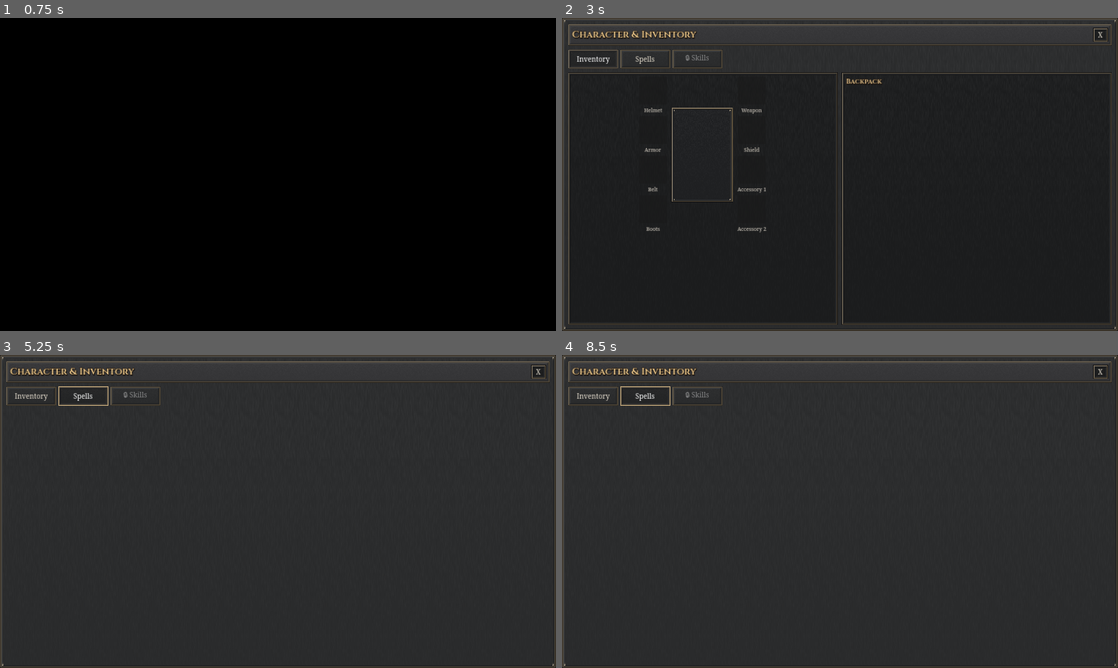
Above: before the commit, frames 1-4 (two rows, left to right).
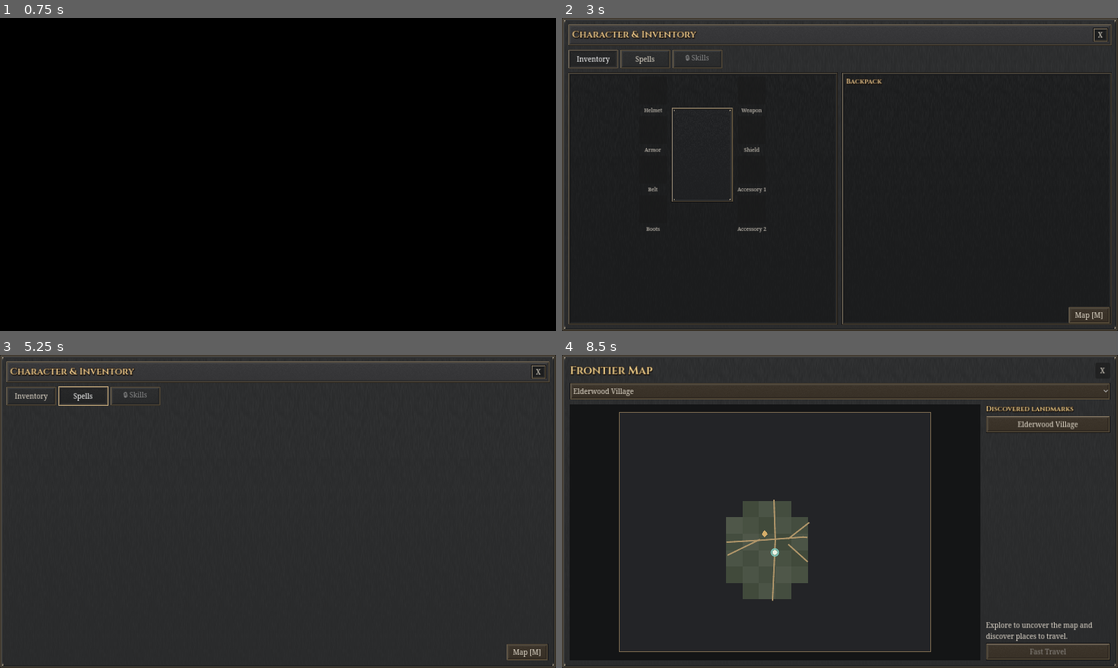
Above: after the commit, the same moments.

Repository: bhubler/elderwood-frontier-pc
Game: Godot game, scene res://scenes/game_menu.tscn
Two runs of this game, one before a commit and one after it. Both use one fixed random seed, a clock stepped at 60 frames per second and the inputs below. Video files are missing from this copy of the repository; at most half a second of black plays in their place.
Inputs (mouse positions are in pixels of both pictures, inside the frame that each line leads up to):
- Up to frame 1 (0.75 s): click "New Game" at 0.5 s
- Up to frame 2 (3 s): click "Inventory" at 1.25 s; click (1090, 315) at 2 s, where only the run after the commit has a clickable "Map [M]"; click "HUMAN Frontier traveler / wea…" at 2.75 s
- Up to frame 3 (5.25 s): click "Continue" at 3.5 s; click "Continue" at 4.25 s; click "Spells" at 5 s
- Up to frame 4 (8.5 s): click "X" at 5.75 s; tap Enter at 6.5, 8 s; move the mouse to (962, 495) at 6.52 s; hold D 6.53-7.28 s; tap M at 6.6, 8.3 s; click (962, 495) at 6.67 s; tap Space at 6.77, 7.25, 7.52 s; tap I at 6.8, 7.35 s; move the mouse to (728, 527) at 7.27 s; hold S 7.28-8.03 s; click (728, 527) at 7.42 s; tap E at 7.55, 8.1 s; move the mouse to (895, 442) at 8.02 s; hold D from 8.03 s (still down); click (895, 442) at 8.17 s

Frame 1 is identical in both runs. In frame 2, 0.4% of the frame differs, in the area x 91-99%, y 92-98%; in frame 3, 0.2%; in frame 4, 12%, in the area x 1-99%, y 2-98%.
Error in both runs: Invalid assignment of property or key 'accessibility_name' with value of type 'String' on a base object of type 'OptionButton'. (res://scripts/village_interact…

Commit message:
Add a fog-of-war world map and landmark fast travel

Diff:
--- a/scripts/forest_layout.gd
+++ b/scripts/forest_layout.gd
@@ -19,6 +19,15 @@
 	],
 	[Vector2(0, -610), Vector2(4, -680)]
 ]
+const PINEWOOD_ROAD := [
+	Vector2(0, 855), Vector2(0, 664), Vector2(-184, 453), Vector2(-153, 231),
+	Vector2(100, 55), Vector2(201, -146), Vector2(115, -380),
+	Vector2(0, -566), Vector2(0, -820)
+]
+const PINEWOOD_CLEARING := [
+	Vector2(-153, 231), Vector2(-315, 181), Vector2(-412, 61)
+]
+
 const ROAD_HALF_WIDTH := 36.0
 const TRAIL_HALF_WIDTH := 28.0
 const TRAIL_CLEARANCE := 52.0
--- /dev/null
+++ b/scripts/frontier/travel_map.gd
@@ -0,0 +1,123 @@
+extends CanvasLayer
+
+signal travel_requested(id: String)
+const Data := preload("res://scripts/frontier/travel_map_data.gd")
+const Chart := preload("res://scripts/frontier/travel_map_chart.gd")
+const Finish := preload("res://scripts/inventory_finish.gd")
+const Type := preload("res://scripts/elderwood_type.gd")
+const PanelHeader := preload("res://scripts/panel_header.gd")
+
+var panel: PanelContainer
+var chart: Chart
+var locations: VBoxContainer
+var region_picker: OptionButton
+var status: Label
+var travel: Button
+var progress: ConfigFile
+var travel_block := ""
+
+func _ready() -> void:
+    layer = 61
+    process_mode = Node.PROCESS_MODE_ALWAYS
+    panel = PanelContainer.new()
+    add_child(panel)
+    panel.set_anchors_and_offsets_preset(Control.PRESET_FULL_RECT)
+    Finish.style_dialog(panel)
+    var layout := VBoxContainer.new()
+    layout.add_theme_constant_override("separation", 10)
+    panel.add_child(layout)
+    var title := Label.new()
+    title.text = "Frontier Map"
+    title.add_theme_font_size_override("font_size", 26)
+    Type.heading(title)
+    PanelHeader.add_title(layout, title, close)
+    region_picker = OptionButton.new()
+    for id: String in Data.REGIONS:
+        region_picker.add_item(Data.REGIONS[id][0])
+    region_picker.item_selected.connect(_select_region)
+    Finish.style_dialog_action(region_picker)
+    layout.add_child(region_picker)
+    var body := HBoxContainer.new()
+    body.size_flags_vertical = Control.SIZE_EXPAND_FILL
+    body.add_theme_constant_override("separation", 12)
+    layout.add_child(body)
+    chart = Chart.new()
+    chart.size_flags_horizontal = Control.SIZE_EXPAND_FILL
+    chart.landmark_selected.connect(_select_landmark)
+    body.add_child(chart)
+    var side := VBoxContainer.new()
+    side.custom_minimum_size.x = 286
+    body.add_child(side)
+    var legend := Label.new()
+    legend.text = "Discovered landmarks"
+    Type.heading(legend)
+    side.add_child(legend)
+    var scroll := ScrollContainer.new()
+    scroll.size_flags_vertical = Control.SIZE_EXPAND_FILL
+    scroll.horizontal_scroll_mode = ScrollContainer.SCROLL_MODE_DISABLED
+    scroll.follow_focus = true
+    side.add_child(scroll)
+    locations = VBoxContainer.new()
+    locations.size_flags_horizontal = Control.SIZE_EXPAND_FILL
+    scroll.add_child(locations)
+    status = Label.new()
+    status.autowrap_mode = TextServer.AUTOWRAP_WORD_SMART
+    side.add_child(status)
+    travel = Button.new()
+    travel.text = "Fast Travel"
+    Finish.style_dialog_action(travel)
+    travel.pressed.connect(func() -> void: travel_requested.emit(chart.selected))
+    side.add_child(travel)
+    hide()
+
+func open(file: ConfigFile, region: String, position: Vector2, blocked: String) -> void:
+    progress = file
+    chart.progress = file
+    chart.current_region = region
+    chart.current_position = position
+    travel_block = blocked
+    var index := Data.REGIONS.keys().find(region)
+    if index < 0:
+        index = Data.REGIONS.keys().find(file.get_value("map", "last_region", "village"))
+    region_picker.select(maxi(index, 0))
+    _select_region(region_picker.selected)
+    show()
+    get_tree().paused = true
+
+func close() -> void:
+    if not visible:
+        return
+    hide()
+    get_tree().paused = false
+
+func _input(event: InputEvent) -> void:
+    if visible and event is InputEventKey and event.pressed and not event.echo and event.keycode in [KEY_M, KEY_ESCAPE]:
+        get_viewport().set_input_as_handled()
+        close()
+
+func _select_region(index: int) -> void:
+    chart.region = Data.REGIONS.keys()[index]
+    for child in locations.get_children():
+        locations.remove_child(child)
+        child.queue_free()
+    var visited := Data.discovered(progress)
+    for id: String in Data.LANDMARKS:
+        var entry: Array = Data.LANDMARKS[id]
+        if entry[0] == chart.region and visited.has(id):
+            var pin := Button.new()
+            pin.text = entry[1]
+            Finish.style_dialog_action(pin)
+            pin.pressed.connect(_select_landmark.bind(id))
+            locations.add_child(pin)
+    _select_landmark("")
+
+func _select_landmark(id: String) -> void:
+    chart.selected = id
+    travel.disabled = id.is_empty() or not travel_block.is_empty()
+    if not travel_block.is_empty():
+        status.text = travel_block
+    elif id.is_empty():
+        status.text = "Explore to uncover the map and discover places to travel."
+    else:
+        status.text = Data.LANDMARKS[id][1]
+    chart.queue_redraw()
--- /dev/null
+++ b/scripts/frontier/travel_map_chart.gd
@@ -0,0 +1,89 @@
+extends Control
+
+signal landmark_selected(id: String)
+const Data := preload("res://scripts/frontier/travel_map_data.gd")
+const Type := preload("res://scripts/elderwood_type.gd")
+var progress: ConfigFile
+var region := "village"
+var current_region := ""
+var current_position := Vector2.ZERO
+var selected := ""
+var pins: Dictionary = {}
+
+func _ready() -> void:
+    mouse_filter = Control.MOUSE_FILTER_STOP
+    resized.connect(queue_redraw)
+
+func _chart_rect(bounds: Rect2) -> Rect2:
+    var zoom := minf((size.x - 38.0) / bounds.size.x, (size.y - 38.0) / bounds.size.y)
+    var chart_size := bounds.size * zoom
+    return Rect2((size - chart_size) * 0.5, chart_size)
+
+func _plot(point: Vector2, bounds: Rect2, chart: Rect2) -> Vector2:
+    return chart.position + ((point - bounds.position) / bounds.size) * chart.size
+
+func _draw() -> void:
+    pins.clear()
+    if progress == null or size.x < 40 or size.y < 40:
+        return
+    var bounds: Rect2 = Data.REGIONS[region][1]
+    var step: int = Data.REGIONS[region][2]
+    var chart := _chart_rect(bounds)
+    var fog := Data.cells(progress, region)
+    draw_rect(Rect2(Vector2.ZERO, size), Color("#141516"))
+    draw_rect(chart, Color("#232427"))
+    for cell: Vector2i in fog:
+        var patch := Rect2(Vector2(cell) * step, Vector2.ONE * step).intersection(bounds)
+        if patch.has_area():
+            var shade := Color("#414a3b").lightened(float(posmod(cell.x * 13 + cell.y * 7, 5)) * 0.018)
+            draw_rect(Rect2(_plot(patch.position, bounds, chart), patch.size * chart.size / bounds.size), shade)
+    for road: Array in Data.roads(region):
+        for i in range(road.size() - 1):
+            var start: Vector2 = road[i]
+            var destination: Vector2 = road[i + 1]
+            var steps := maxi(1, ceili(start.distance_to(destination) / (step * 0.25)))
+            for j in range(steps):
+                var p := start.lerp(destination, float(j) / steps)
+                var q := start.lerp(destination, float(j + 1) / steps)
+                if bounds.has_point(p) and bounds.has_point(q) and fog.has(Vector2i(((p + q) * 0.5 / step).floor())):
+                    draw_line(_plot(p, bounds, chart), _plot(q, bounds, chart), Color("#af9569"), 2.0, true)
+    draw_rect(chart, Color("#837054"), false)
+    var visited := Data.discovered(progress)
+    for id: String in Data.LANDMARKS:
+        var entry: Array = Data.LANDMARKS[id]
+        if entry[0] != region or not visited.has(id):
+            continue
+        var pin := _plot(entry[2], bounds, chart)
+        pins[id] = pin
+        var color := Color("#ffe2a3") if selected == id else Color("#d4ad69")
+        draw_colored_polygon(PackedVector2Array([pin + Vector2(0, -8), pin + Vector2(7, 0),
+            pin + Vector2(0, 8), pin + Vector2(-7, 0)]), color)
+        if selected == id:
+            var width := Type.BODY.get_string_size(entry[1], HORIZONTAL_ALIGNMENT_LEFT, -1, 14).x
+            var label_position := Vector2(clampf(pin.x + 11.0, 8.0, size.x - width - 8.0), maxf(pin.y - 12.0, 18.0))
+            draw_string(Type.BODY, label_position, entry[1], HORIZONTAL_ALIGNMENT_LEFT, -1, 14, Color("#fff0d1"))
+    if current_region == region:
+        var at := _plot(current_position.clamp(bounds.position, bounds.end), bounds, chart)
+        draw_circle(at, 5.0, Color("#e9f5e7"), true, -1.0, true)
+        draw_arc(at, 8.0, 0.0, TAU, 20, Color("#7dc5b9"), 2.0, true)
+
+func _gui_input(event: InputEvent) -> void:
+    if event is InputEventMouseMotion:
+        var id := _pin_at(event.position)
+        tooltip_text = Data.LANDMARKS[id][1] if not id.is_empty() else ""
+        mouse_default_cursor_shape = Control.CURSOR_POINTING_HAND if not id.is_empty() else Control.CURSOR_ARROW
+    if event is InputEventMouseButton and event.button_index == MOUSE_BUTTON_LEFT and event.pressed:
+        var id := _pin_at(event.position)
+        if not id.is_empty():
+            landmark_selected.emit(id)
+            accept_event()
+
+func _pin_at(at: Vector2) -> String:
+    var closest := ""
+    var distance := 13.0
+    for id: String in pins:
+        var candidate := at.distance_to(pins[id])
+        if candidate < distance:
+            closest = id
+            distance = candidate
+    return closest
--- /dev/null
+++ b/scripts/frontier/travel_map_data.gd
@@ -0,0 +1,69 @@
+extends RefCounted
+
+const Overworld := preload("res://scripts/frontier/overworld_layout.gd")
+const Ruins := preload("res://scripts/frontier/awakening_ruins.gd")
+const Village := preload("res://scripts/forest_layout.gd")
+const REGIONS := {
+    "village": ["Elderwood Village", Rect2(-950, -740, 1900, 1460), 100],
+    "pinewood": ["Pinewood Road", Rect2(-900, -920, 1800, 1790), 100],
+    "stonehaven": ["Stonehaven", Overworld.CITY, 100],
+    "east_pinewood": ["East Pinewood", Overworld.FOREST, 280],
+    "graveyard": ["Forsaken Graveyard", Rect2(-510, -290, 1020, 580), 80],
+}
+# Region, caption, map location, arrival on the walkable side.
+const LANDMARKS := {
+    "elderwood": ["village", "Elderwood Village", Vector2(-65, 0), Vector2(-65, 0)],
+    "inn": ["village", "Wayfarer Inn", Vector2(-390, -190), Vector2(-390, -115)],
+    "pinewood_gate": ["village", "Pinewood Gate", Vector2(4, -670), Vector2(4, -615)],
+    "trailhead": ["pinewood", "Pinewood Trailhead", Vector2(0, 765), Vector2(0, 704)],
+    "stonehaven_approach": ["pinewood", "Stonehaven Approach", Vector2(0, -640), Vector2(0, -584)],
+    "stonehaven": ["stonehaven", "Stonehaven South Gate", Vector2(0, 448), Vector2(0, 397)],
+    "guild": ["stonehaven", "Adventurer’s Guild", Vector2(-260, 360), Vector2(-260, 398)],
+    "manor": ["stonehaven", "Lord’s Manor", Vector2(-264, -155), Vector2(-264, -110)],
+    "church": ["stonehaven", "Church of Stonehaven", Vector2(232, -155), Vector2(232, -112)],
+    "east_gate": ["stonehaven", "Stonehaven East Gate", Overworld.CITY_EAST, Overworld.CITY_EAST - Vector2(92, 0)],
+    "east_trail": ["east_pinewood", "East Pinewood Trailhead", Overworld.FOREST_WEST, Overworld.FOREST_WEST + Vector2(105, 0)],
+    "caravan": ["east_pinewood", "Raided Caravan", Overworld.CARAVAN + Vector2(0, 145), Overworld.CARAVAN + Vector2(0, 145)],
+    "raider_trail": ["east_pinewood", "Blackbriar Raider Trail", Overworld.CARAVAN + Vector2(-265, -85), Overworld.CARAVAN + Vector2(-265, -34)],
+    "watchtower": ["east_pinewood", "Northern Watchtower", Overworld.WATCH + Vector2(0, 120), Overworld.WATCH + Vector2(0, 168)],
+    "shrine": ["east_pinewood", "Roadside Shrine", Overworld.SHRINE + Vector2(0, 77), Overworld.SHRINE + Vector2(0, 110)],
+    "ruins": ["east_pinewood", "Awakening Ruins", Ruins.ENTRANCE, Ruins.ENTRANCE + Vector2(0, 62)],
+    "cabin": ["east_pinewood", "Old Woodland Cabin", Overworld.CABIN + Vector2(0, 112), Overworld.CABIN + Vector2(0, 159)],
+    "cemetery": ["east_pinewood", "Forsaken Graveyard Approach", Overworld.CRYPT + Vector2(0, 123), Overworld.CRYPT + Vector2(0, 172)],
+    "graveyard": ["graveyard", "Forsaken Graveyard", Vector2(0, 145), Vector2(0, 145)],
+    "crypt": ["graveyard", "Crypt of the Bonecaller", Vector2(0, -225), Vector2(0, -133)],
+}
+
+static func roads(region: String) -> Array:
+    match region:
+        "village": return Village.ROADS + Village.TRAILS
+        "pinewood": return [Village.PINEWOOD_ROAD, Village.PINEWOOD_CLEARING]
+        "stonehaven": return Overworld.CITY_ROADS
+        "east_pinewood": return Overworld.FOREST_ROADS
+        "graveyard": return [[Vector2(0, -225), Vector2(0, 140), Vector2(344, 225)],
+            [Vector2(0, 140), Vector2(408, 115)]]
+    return []
+
+static func cells(file: ConfigFile, region: String) -> Dictionary:
+    return file.get_value("map", "fog_" + region, {})
+
+static func discovered(file: ConfigFile) -> Dictionary:
+    return file.get_value("map", "landmarks", {})
+
+static func reveal(file: ConfigFile, region: String, position: Vector2) -> void:
+    if not REGIONS.has(region):
+        return
+    var step: int = REGIONS[region][2]
+    var center := Vector2i((position / step).floor())
+    var revealed := cells(file, region)
+    for x in range(-2, 3):
+        for y in range(-2, 3):
+            if x * x + y * y <= 5:
+                revealed[center + Vector2i(x, y)] = true
+    file.set_value("map", "fog_" + region, revealed)
+    var visited := discovered(file)
+    for key: String in LANDMARKS:
+        var entry: Array = LANDMARKS[key]
+        if entry[0] == region and not visited.has(key) and position.distance_to(entry[2]) < maxf(145.0, step * 0.8):
+            visited[key] = true
+    file.set_value("map", "landmarks", visited)
--- a/scripts/pinewood_forest.gd
+++ b/scripts/pinewood_forest.gd
@@ -27,14 +27,8 @@
 const AIM_RANGE := 460.0
 const AIM_CONE := 0.80
 const TRACKING_SPEED := 4.5
-const ROAD := [
-	Vector2(0, 855), Vector2(0, 664), Vector2(-184, 453), Vector2(-153, 231),
-	Vector2(100, 55), Vector2(201, -146), Vector2(115, -380),
-	Vector2(0, -566), Vector2(0, -820)
-]
-const CLEARING := [
-	Vector2(-153, 231), Vector2(-315, 181), Vector2(-412, 61)
-]
+const ROAD := Layout.PINEWOOD_ROAD
+const CLEARING := Layout.PINEWOOD_CLEARING
 
 var player: CharacterBody2D
 var wolves: Array[Wolf] = []
--- a/scripts/village_interactions.gd
+++ b/scripts/village_interactions.gd
@@ -91,6 +91,11 @@
 var pinewood_requested := false
 var chapter: Node2D
 var gate_resources := Vector2.ZERO
+const TravelMap := preload("res://scripts/frontier/travel_map.gd")
+const MapData := preload("res://scripts/frontier/travel_map_data.gd")
+var travel_map: TravelMap
+var map_host: CanvasLayer
+var map_delay := 0.0
 var playthrough_progress := ConfigFile.new()
 var defeated_wolves: Array[int] = []
 var road_quest := RoadQuest.OFFERED
@@ -128,6 +133,7 @@
         return
     _make_interface()
     _make_inventory_window()
+    _make_travel_map()
     if player.has_method("set_equipment"):
         player.set_equipment(equipment, item_data)
     if inventory_only:
@@ -686,7 +692,13 @@
     get_parent().add_child(interior)
 
 func _process(_delta: float) -> void:
-    if player == null or inventory_only:
+    if player == null:
+        return
+    map_delay -= _delta
+    if map_delay <= 0.0 and not player.choosing_race:
+        map_delay = 0.22
+        _reveal_map_position()
+    if inventory_only:
         return
     _update_pinewood_loading()
     if not opening_greeting_shown and not player.choosing_race and road_quest == RoadQuest.OFFERED:
@@ -805,7 +817,10 @@
     chapter.playthrough_progress = playthrough_progress
     chapter.rite_completed = road_quest == RoadQuest.COMPLETE
     chapter.return_to_gate.connect(_restore_stonehaven_gate, CONNECT_DEFERRED)
-    chapter.get_node("Inventory").copy_items_from(self)
+    var chapter_inventory := chapter.get_node("Inventory")
+    chapter_inventory.copy_items_from(self)
+    chapter_inventory.map_host = self
+    chapter_inventory.playthrough_progress = playthrough_progress
     get_tree().root.add_child(chapter)
     chapter.player.necromancer_appearance_enabled = player.necromancer_appearance_enabled
     chapter.player._choose_race(player.race)
@@ -818,6 +833,7 @@
     if not is_instance_valid(chapter):
         return
     chapter.state.write_progress(playthrough_progress)
+    playthrough_progress.set_value("map", "chapter_resources", Vector2(chapter.health, chapter.mana))
     copy_items_from(chapter.inventory)
     player.necromancer_appearance_enabled = chapter.player.necromancer_appearance_enabled
     player._choose_race(chapter.player.race)
@@ -862,6 +878,114 @@
     elif not forest.cast_fireball(aim, cursor) and not forest.in_stonehaven() and forest.mana < forest.FIREBALL_COST:
         _show_message("Not enough mana. Give it a moment to recover.", 3.0)
 
+func _make_travel_map() -> void:
+    travel_map = TravelMap.new()
+    travel_map.travel_requested.connect(_request_fast_travel)
+    add_child(travel_map)
+    var button := Button.new()
+    button.text = "Map [M]"
+    button.focus_mode = Control.FOCUS_NONE
+    button.pressed.connect(_open_travel_map)
+    InventoryFinish.style_dialog_action(button)
+    add_child(button)
+    button.set_anchors_and_offsets_preset(Control.PRESET_BOTTOM_RIGHT)
+    button.offset_left = -114
+    button.offset_top = -56
+    button.offset_right = -18
+    button.offset_bottom = -18
+
+func _map_region() -> String:
+    if inventory_only:
+        return get_parent().region
+    if inside_inn:
+        return "inn"
+    if is_instance_valid(forest) and forest.active:
+        return "pinewood"
+    return "village"
+
+func _map_position() -> Vector2:
+    if _map_region() == "pinewood":
+        return forest.to_local(player.global_position)
+    return player.position
+
+func _reveal_map_position() -> void:
+    var region := _map_region()
+    if MapData.REGIONS.has(region):
+        MapData.reveal(playthrough_progress, region, _map_position())
+        playthrough_progress.set_value("map", "last_region", region)
+
+func _open_travel_map() -> bool:
+    if player.choosing_race or quest_offer.visible or inventory_open or get_tree().paused:
+        return false
+    if inventory_only:
+        var active_chapter := get_parent()
+        if active_chapter.guild_dialog.visible or active_chapter.mentor_dialog.visible \
+                or active_chapter.grimoire_dialog.visible or active_chapter.journal_panel.visible:
+            return false
+    _reveal_map_position()
+    travel_map.open(playthrough_progress, _map_region(), _map_position(), _fast_travel_block())
+    return true
+
+func _fast_travel_block() -> String:
+    if inventory_only and not is_instance_valid(map_host):
+        return "Fast travel is available from the main game."
+    if not MapData.REGIONS.has(_map_region()):
+        return "Step outside to fast travel."
+    if inventory_only:
+        var enemy: Node2D = get_parent().enemy
+        if is_instance_valid(enemy) and enemy.position.distance_to(player.position) < 270.0:
+            return "Move away from nearby enemies to fast travel."
+    elif _map_region() == "pinewood":
+        for wolf in forest.wolves:
+            if wolf.position.distance_to(_map_position()) < 270.0:
+                return "Move away from nearby enemies to fast travel."
+    return ""
+
+func _request_fast_travel(id: String) -> void:
+    if not travel_map.visible or not MapData.LANDMARKS.has(id) \
+            or not MapData.discovered(playthrough_progress).has(id) or not _fast_travel_block().is_empty():
+        return
+    var host := map_host if inventory_only else self
+    AreaTransition.run(get_tree(), _finish_fast_travel.bind(host, id))
+
+func _finish_fast_travel(host: CanvasLayer, id: String) -> void:
+    travel_map.close()
+    host._fast_travel_to(id)
+
+func _fast_travel_to(id: String) -> void:
+    var entry: Array = MapData.LANDMARKS[id]
+    var target: String = entry[0]
+    var landing: Vector2 = entry[3]
+    if target in ["village", "pinewood"]:
+        if is_instance_valid(chapter):
+            _restore_stonehaven_gate_now()
+        if target == "village":
+            if is_instance_valid(forest) and forest.active:
+                _leave_pinewood_now()
+            player.position = landing
+        else:
+            if not is_instance_valid(forest) or not forest.active:
+                _enter_pinewood_now()
+            player.global_position = forest.to_global(landing)
+        player.velocity = Vector2.ZERO
+        player.get_node("Camera2D").reset_smoothing()
+        _reveal_map_position()
+    elif is_instance_valid(chapter):
+        chapter.resume_position = landing
+        chapter._load_region(target)
+        chapter.player.velocity = Vector2.ZERO
+        chapter.inventory._reveal_map_position()
+    else:
+        var scene := load(FORSAKEN_CHAPTER) as PackedScene
+        chapter = scene.instantiate()
+        chapter.resume_region = target
+        chapter.resume_position = landing
+        _mount_chapter()
+        var resources: Vector2 = playthrough_progress.get_value("map", "chapter_resources", Vector2(chapter.health, chapter.mana))
+        chapter.health = int(resources.x)
+        chapter.mana = resources.y
+        chapter.inventory._reveal_map_position()
+
 func _close_inventory() -> void:
     if not inventory_open:
         return
@@ -877,7 +1001,9 @@
             _close_quest_offer()
         get_viewport().set_input_as_handled()
         return
-    if event.keycode == KEY_I:
+    if event.keycode == KEY_M and _open_travel_map():
+        get_viewport().set_input_as_handled()
+    elif event.keycode == KEY_I:
         if player.choosing_race:
             return
         inventory_open = true
